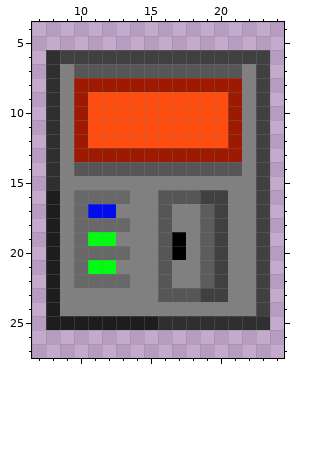
One commit to this pixel-art sprite: RobotGame.gmx/sprites/images/spr_switch_1.png. The first picture shows the starting point.
The file is 32x32 pixels. Colours within 5 levels of each other are drawn and written as one. Shown: x 7..24, y 4..27.
Once edited:
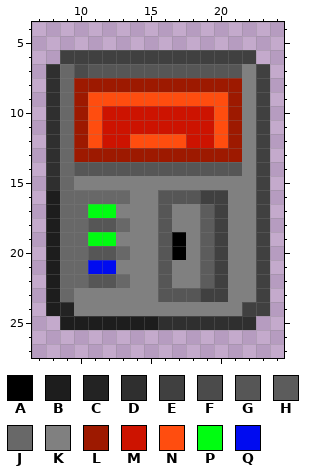
Palette (. is transparent): A #000000  B #1d1d1d  C #232323  D #2f2f2f  E #404040  F #4b4b4b  G #565656  H #5c5c5c  J #686868  K #808080  L #9d1900  M #cd1300  N #ff4d0f  P #00fd11  Q #000bf0
Diff:
@@ x 7..24 @@
  5 ..................
- 6 .DEEEEEEEEEEEEEEE.
- 7 .DKGGGGGGGGGGGGKE.
- 8 .DKLLLLLLLLLLLLKE.
- 9 .DKLNNNNNNNNNNLKE.
-10 .DKLNNNNNNNNNNLKE.
-11 .DKLNNNNNNNNNNLKE.
-12 .DKLNNNNNNNNNNLKE.
-13 .DKLLLLLLLLLLLLKE.
-14 .DKGGGGGGGGGGGGKE.
-15 .DKKKKKKKKKKKKKKE.
-16 .BKJJJJKKGGGEEKKE.
-17 .BKJQQKKKGKKHEKKE.
-18 .BKJJJJKKGKKHEKKE.
-19 .BKJPPKKKGAKHEKKE.
-20 .BKJJJJKKGAKHEKKE.
-21 .BKJPPKKKGKKHEKKE.
-22 .BKJJJJKKGKKHEKKE.
-23 .BKKKKKKKGGGEEKKE.
-24 .BKKKKKKKKKKKKKKE.
-25 .BBBBBBBBDDDDDDDD.
+ 6 ..EEEEEEEEEEEEEE..
+ 7 .DJFGGGGGGGGGGGKE.
+ 8 .DJLLLLLLLLLLLLKE.
+ 9 .DJLNNNNNNNNNNLKE.
+10 .DJLNMMMMMMMMNLKE.
+11 .DJLNMMMMMMMMNLKE.
+12 .DJLNMMNNNNMMNLKE.
+13 .DJLLLLLLLLLLLLKE.
+14 .DJGGGGGGGGGGGGKE.
+15 .DJKKKKKKKKKKKKKE.
+16 .BJJJJJKKGGGEEKKE.
+17 .BJJPPKKKGKKHEKKE.
+18 .BJJGGJKKGKKHEKKE.
+19 .BJJPPKKKGAKHEKKE.
+20 .BJJGGJKKGAKHEKKE.
+21 .BJJQQKKKGKKHEKKE.
+22 .BJJGGJKKGKKHEKKE.
+23 .BJKKKKKKGGGEEKKE.
+24 .BCKKKKKKKKKKKKEE.
+25 ..BBBBBBBDDDDDDD..
 26 ..................
